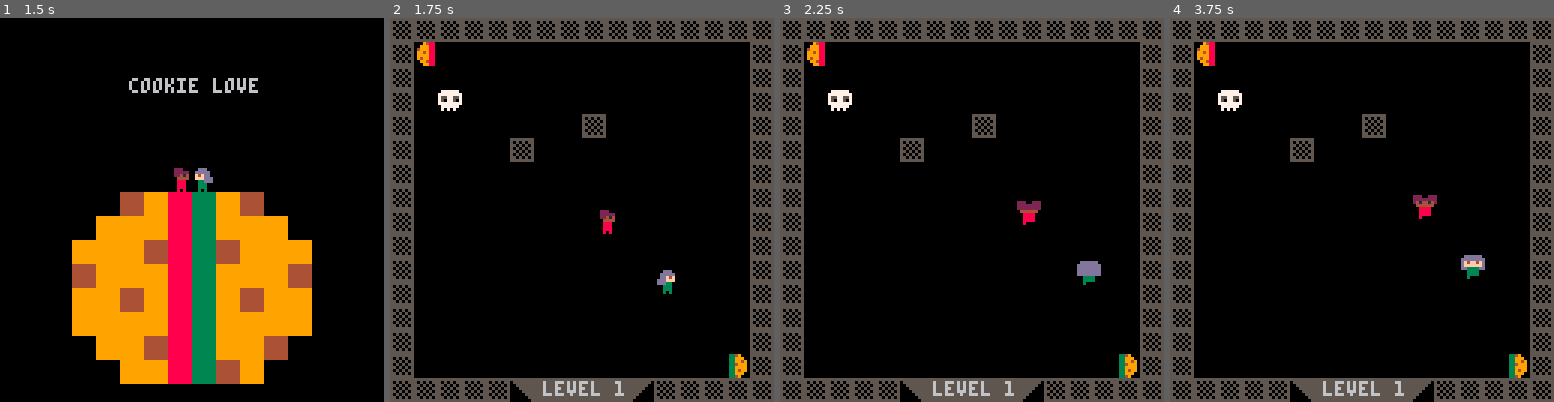
Above: before the commit, frames 1-4 (left to right).
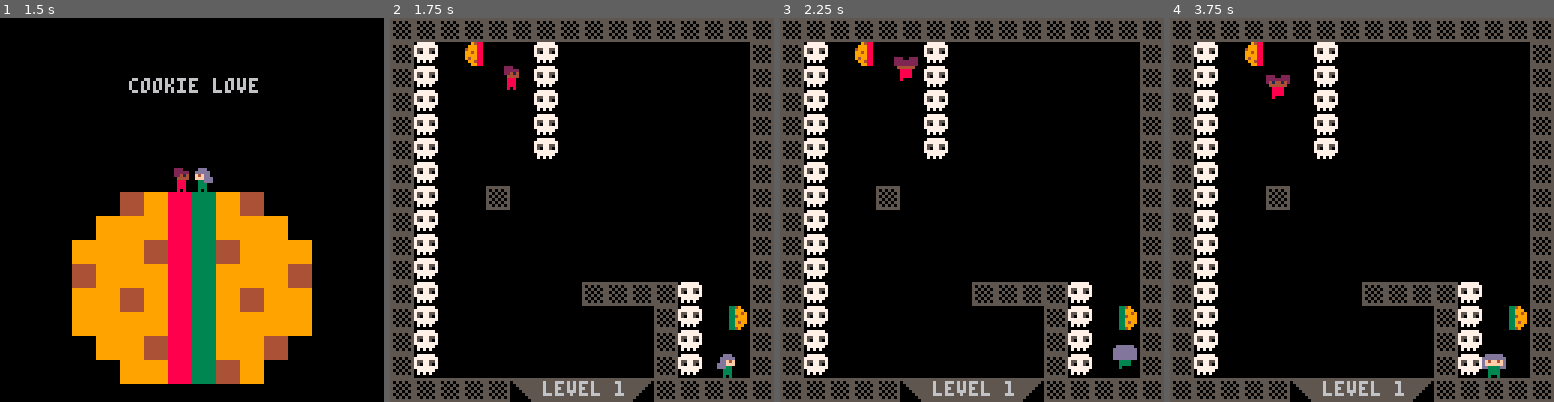
Above: after the commit, the same moments.

Repository: julietteO/pico-8-games
Game: PICO-8 cartridge cookielove.p8
The game is run twice, just before and just after one commit, with the same random seed, the same clock (stepped at 60 frames per second) and the same inputs.
Inputs:
- Up to frame 1 (1.5 s): tap O (Z key) at 0.7 s
- Up to frame 2 (1.75 s): hold Right from 1.6 s (still down); tap O (Z key) at 1.7 s
- Up to frame 3 (2.25 s): release Right at 2.1 s; tap O (Z key) at 2.1 s; hold Up from 2.15 s (still down)
- Up to frame 4 (3.75 s): release Up at 2.42 s; hold Right 2.47-3.03 s; tap O (Z key) every 0.4 s from 2.5 to 3.7 s; hold Left 3.08-3.58 s; hold Down from 3.63 s (still down)

Frame 1 is identical in both runs. In frame 2, 11% of the frame differs, in the area x 6-93%, y 6-94%; in frame 3, 11%; in frame 4, 11%.

Commit message:
First level

Diff:
--- a/cookielove.p8
+++ b/cookielove.p8
@@ -61,14 +61,14 @@
 
 levels={
 	{
-		p1x=64,
-		p1y=64,
-		p2x=84,
-		p2y=84,
-		c1x=8,
+		p1x=32,
+		p1y=16,
+		p2x=104,
+		p2y=112,
+		c1x=24,
 		c1y=8,
 		c2x=112,
-		c2y=112,
+		c2y=96,
 		mapx=0,
 		mapy=0
 	},
@@ -99,6 +99,14 @@
 
 function _init()
 	menuitem(1, "restart level", function() reset_level() sfx(sounds.lose) end)
+	p1.x=levels[1].p1x
+	p1.y=levels[1].p1y
+	p2.x=levels[1].p2x
+	p2.y=levels[1].p2y
+	c1.x=levels[1].c1x
+	c1.y=levels[1].c1y
+	c2.x=levels[1].c2x
+	c2.y=levels[1].c2y
 end
 
 function _update()
@@ -320,14 +328,14 @@
 00000000000000000000000000000000000000000000000000000000000000000000000000000000000000000000000000000000000000000000000000000000
 00000000000000000000000000000000000000000000000000000000000000000000000000000000000000000000000000000000000000000000000000000000
 00000000000000000000000000000000000000000000000000000000000000000000000000000000000000000000000000000000000000000000000000000000
-55555555077777700000000000000000000000000000000000000000000000000000000000000000000000000000000000000000000000000000000000000000
-50505055777777770000000000000000000000000000000000000000000000000000000000000000000000000000000000000000000000000000000000000000
-55050505755775570000000000000000000000000000000000000000000000000000000000000000000000000000000000000000000000000000000000000000
-50505055750775070000000000000000000000000000000000000000000000000000000000000000000000000000000000000000000000000000000000000000
-55050505777777770000000000000000000000000000000000000000000000000000000000000000000000000000000000000000000000000000000000000000
-50505055077777700000000000000000000000000000000000000000000000000000000000000000000000000000000000000000000000000000000000000000
-55050505070707000000000000000000000000000000000000000000000000000000000000000000000000000000000000000000000000000000000000000000
-55555555000000000000000000000000000000000000000000000000000000000000000000000000000000000000000000000000000000000000000000000000
+55555555077777707070777700000000000000000000000000000000000000000000000000000000000000000000000000000000000000000000000000000000
+50505055777777777777755500000000000000000000000000000000000000000000000000000000000000000000000000000000000000000000000000000000
+55050505755775577075550000000000000000000000000000000000000000000000000000000000000000000000000000000000000000000000000000000000
+50505055750775077777755500000000000000000000000000000000000000000000000000000000000000000000000000000000000000000000000000000000
+55050505777777777070777700000000000000000000000000000000000000000000000000000000000000000000000000000000000000000000000000000000
+50505055077777707777755500000000000000000000000000000000000000000000000000000000000000000000000000000000000000000000000000000000
+55050505070707007075550000000000000000000000000000000000000000000000000000000000000000000000000000000000000000000000000000000000
+55555555000000007777750000000000000000000000000000000000000000000000000000000000000000000000000000000000000000000000000000000000
 55555555555555555555555500000000000000000000000000000000000000000000000000000000000000000000000000000000000000000000000000000000
 55555555555555500555555500000000000000000000000000000000000000000000000000000000000000000000000000000000000000000000000000000000
 55555555555555000055555500000000000000000000000000000000000000000000000000000000000000000000000000000000000000000000000000000000
@@ -352,14 +360,14 @@
 00000000000000000000000000000000000000000000000000000000000000000000000000000000000000000000000000000000000000000000000000000000
 00000000000000000000000000000000000000000000000000000000000000000000000000000000000000000000000000000000000000000000000000000000
 00000000000000000000000000000000000000000000000000000000000000000000000000000000000000000000000000000000000000000000000000000000
-88888888333333339999999944444444555555550000000000000000000000000000000000000000000000000000000000000000000000000000000000000000
-88888888333333339999999944444444555555550000000000000000000000000000000000000000000000000000000000000000000000000000000000000000
-88888888333333339999999944444444555555550000000000000000000000000000000000000000000000000000000000000000000000000000000000000000
-88888888333333339999999944444444555555550000000000000000000000000000000000000000000000000000000000000000000000000000000000000000
-88888888333333339999999944444444555555550000000000000000000000000000000000000000000000000000000000000000000000000000000000000000
-88888888333333339999999944444444555555550000000000000000000000000000000000000000000000000000000000000000000000000000000000000000
-88888888333333339999999944444444555555550000000000000000000000000000000000000000000000000000000000000000000000000000000000000000
-88888888333333339999999944444444555555550000000000000000000000000000000000000000000000000000000000000000000000000000000000000000
+88888888333333339999999944444444555555557777777700000000000000000000000000000000000000000000000000000000000000000000000000000000
+88888888333333339999999944444444555555557777777700000000000000000000000000000000000000000000000000000000000000000000000000000000
+88888888333333339999999944444444555555557777777700000000000000000000000000000000000000000000000000000000000000000000000000000000
+88888888333333339999999944444444555555557777777700077000000000000000000000000000000000000000000000000000000000000000000000000000
+88888888333333339999999944444444555555557777777700077000000000000000000000000000000000000000000000000000000000000000000000000000
+88888888333333339999999944444444555555557777777700000000000000000000000000000000000000000000000000000000000000000000000000000000
+88888888333333339999999944444444555555557777777700000000000000000000000000000000000000000000000000000000000000000000000000000000
+88888888333333339999999944444444555555557777777700000000000000000000000000000000000000000000000000000000000000000000000000000000
 00000000000000000000000000000000000000000000000000000000000000000000000000000000000000000000000000000000000000000000000000000000
 00000000000000000000000000000000000000000000000000000000000000000000000000000000000000000000000000000000000000000000000000000000
 00000000000000000000000000000000000000000000000000000000000000000000000000000000000000000000000000000000000000000000000000000000
@@ -417,24 +425,24 @@
 00000000000000000000000000000000000000000000000000000000000000000000000000000000000000000000000000000000000000000000000000000000
 00000000000000000000000000000000000000000000000000000000000000000000000000000000000000000000000000000000000000000000000000000000
 __gff__
-0000000000000000000000000000000000000000000000000000000000000000000000000000000000000000000000000000000000000000000000000000000001020000000000000000000000000000010101000000000000000000000000000000000000000000000000000000000000000000000000000000000000000000
+0000000000000000000000000000000000000000000000000000000000000000000000000000000000000000000000000000000000000000000000000000000001020200000000000000000000000000010101000000000000000000000000000000000000000000000000000000000000000000000000000000000000000000
 0000000000000000000000000000000000000000000000000000000000000000000000000000000000000000000000000000000000000000000000000000000000000000000000000000000000000000000000000000000000000000000000000000000000000000000000000000000000000000000000000000000000000000
 __map__
 4040404040404040404040404040404000000000000000000000000000000000000000000000000000000000000000000000000000000000000000000000000000000000000000000000000000000000000000000000000000000000000000000000000000000000000000000000000000000000000000000000000000000000
-4000000000000000000000000000004000000000000000000000000000000000000000000000000000000000000000000000000000000000000000000000000000000000000000000000000000000000000000000000000000000000000000000000000000000000000000000000000000000000000000000000000000000000
-4000000000420000000000000000004000000000000000000000000000000000000000000000000000000000000000000000000000000000000000000000000000000000000000000000000000000000000000000000000000000000000000000000000000000000000000000000000000000000000000000000000000000000
-4042414242424242424242424242424000000000000000000000000000000000000000000000000000000000000000000000000000000000000000000000000000000000000000000000000000000000000000000000000000000000000000000000000000000000000000000000000000000000000000000000000000000000
-4042424242424242404242424242424000000000000000000000000000000000000000000000000000000000000000000000000000000000000000000000000000000000000000000000000000000000000000000000000000000000000000000000000000000000000000000000000000000000000000000000000000000000
-4042424242404242424242424242424000000000000000000000000000000000000000000000000000000000000000000000000000000000000000000000000000000000000000000000000000000000000000000000000000000000000000000000000000000000000000000000000000000000000000000000000000000000
-4042424242424242424242424242424000000000000000000000000000000000000000000000000000000000000000000000000000000000000000000000000000000000000000000000000000000000000000000000000000000000000000000000000000000000000000000000000000000000000000000000000000000000
-4042424242424242424242424242424000000000000000000000000000000000000000000000000000000000000000000000000000000000000000000000000000000000000000000000000000000000000000000000000000000000000000000000000000000000000000000000000000000000000000000000000000000000
-4054424242424242424242424242424000000000000000000000000000000000000000000000000000000000000000000000000000000000000000000000000000000000000000000000000000000000000000000000000000000000000000000000000000000000000000000000000000000000000000000000000000000000
-4022222222222222222222222222544000000000000000000000000000000000000000000000000000000000000000000000000000000000000000000000000000000000000000000000000000000000000000000000000000000000000000000000000000000000000000000000000000000000000000000000000000000000
-4022222222222222222222222222544000000000000000000000000000000000000000000000000000000000000000000000000000000000000000000000000000000000000000000000000000000000000000000000000000000000000000000000000000000000000000000000000000000000000000000000000000000000
-4022222222222222222222222222224000000000000000000000000000000000000000000000000000000000000000000000000000000000000000000000000000000000000000000000000000000000000000000000000000000000000000000000000000000000000000000000000000000000000000000000000000000000
-4022222200000000000022220000004000000000000000000000000000000000000000000000000000000000000000000000000000000000000000000000000000000000000000000000000000000000000000000000000000000000000000000000000000000000000000000000000000000000000000000000000000000000
-4000000000000000000000000000004000000000000000000000000000000000000000000000000000000000000000000000000000000000000000000000000000000000000000000000000000000000000000000000000000000000000000000000000000000000000000000000000000000000000000000000000000000000
-4000000000000000000000000000004000000000000000000000000000000000000000000000000000000000000000000000000000000000000000000000000000000000000000000000000000000000000000000000000000000000000000000000000000000000000000000000000000000000000000000000000000000000
+4041000000004100000000000000004000000000000000000000000000000000000000000000000000000000000000000000000000000000000000000000000000000000000000000000000000000000000000000000000000000000000000000000000000000000000000000000000000000000000000000000000000000000
+40410000007f4100000000000000004000000000000000000000000000000000000000000000000000000000000000000000000000000000000000000000000000000000000000000000000000000000000000000000000000000000000000000000000000000000000000000000000000000000000000000000000000000000
+4041bf7f7f7f417f7f7f7f7f7f7f7f4000000000000000000000000000000000000000000000000000000000000000000000000000000000000000000000000000000000000000000000000000000000000000000000000000000000000000000000000000000000000000000000000000000000000000000000000000000000
+40417f7f7f7f41bfbf7f7f7f7f7f7f4000000000000000000000000000000000000000000000000000000000000000000000000000000000000000000000000000000000000000000000000000000000000000000000000000000000000000000000000000000000000000000000000000000000000000000000000000000000
+40417f7f7fbf417f7f7f7f7f7f7f7f4000000000000000000000000000000000000000000000000000000000000000000000000000000000000000000000000000000000000000000000000000000000000000000000000000000000000000000000000000000000000000000000000000000000000000000000000000000000
+40417f7f7f7f7f7f7f7f7f7f7f7f7f4000000000000000000000000000000000000000000000000000000000000000000000000000000000000000000000000000000000000000000000000000000000000000000000000000000000000000000000000000000000000000000000000000000000000000000000000000000000
+40417f7f407f7f7f7f7f7f7f7f7f7f4000000000000000000000000000000000000000000000000000000000000000000000000000000000000000000000000000000000000000000000000000000000000000000000000000000000000000000000000000000000000000000000000000000000000000000000000000000000
+40417f7f7f7f7f7f7f7f7f7f7f7f7f4000000000000000000000000000000000000000000000000000000000000000000000000000000000000000000000000000000000000000000000000000000000000000000000000000000000000000000000000000000000000000000000000000000000000000000000000000000000
+4041222222222222222222222222544000000000000000000000000000000000000000000000000000000000000000000000000000000000000000000000000000000000000000000000000000000000000000000000000000000000000000000000000000000000000000000000000000000000000000000000000000000000
+4041222222222222222222222222544000000000000000000000000000000000000000000000000000000000000000000000000000000000000000000000000000000000000000000000000000000000000000000000000000000000000000000000000000000000000000000000000000000000000000000000000000000000
+4041222222222222404040404122224000000000000000000000000000000000000000000000000000000000000000000000000000000000000000000000000000000000000000000000000000000000000000000000000000000000000000000000000000000000000000000000000000000000000000000000000000000000
+4041222200000000000022404100004000000000000000000000000000000000000000000000000000000000000000000000000000000000000000000000000000000000000000000000000000000000000000000000000000000000000000000000000000000000000000000000000000000000000000000000000000000000
+4041000000000000000000404100004000000000000000000000000000000000000000000000000000000000000000000000000000000000000000000000000000000000000000000000000000000000000000000000000000000000000000000000000000000000000000000000000000000000000000000000000000000000
+4041000000000000000000404100004000000000000000000000000000000000000000000000000000000000000000000000000000000000000000000000000000000000000000000000000000000000000000000000000000000000000000000000000000000000000000000000000000000000000000000000000000000000
 4040404040525050505051404040404000000000000000000000000000000000000000000000000000000000000000000000000000000000000000000000000000000000000000000000000000000000000000000000000000000000000000000000000000000000000000000000000000000000000000000000000000000000
 00000000081e00000000bfbfbfbfbfbf00000000000000000000000000000000000000000000000000000000000000000000000000000000000000000000000000000000000000000000000000000000000000000000000000000000000000000000000000000000000000000000000000000000000000000000000000000000
 bfbf838280818283bf3ebf000000bfbf00000000000000000000000000000000000000000000000000000000000000000000000000000000000000000000000000000000000000000000000000000000000000000000000000000000000000000000000000000000000000000000000000000000000000000000000000000000
@@ -445,140 +453,140 @@
 82828282808182828282be000000bfbf00000000000000000000000000000000000000000000000000000000000000000000000000000000000000000000000000000000000000000000000000000000000000000000000000000000000000000000000000000000000000000000000000000000000000000000000000000000
 bf8282838081828283be00000000000000000000000000000000000000000000000000000000000000000000000000000000000000000000000000000000000000000000000000000000000000000000000000000000000000000000000000000000000000000000000000000000000000000000000000000000000000000000
 0000828280818382bebe00000000000000000000000000000000000000000000000000000000000000000000000000000000000000000000000000000000000000000000000000000000000000000000000000000000000000000000000000000000000000000000000000000000000000000000000000000000000000000000
-000000000000bebebebe00000000000000000000000000000000000000000000000000000000000000000000000000000000000000000000000000000000000000000000000000000000000000000000000000000000000000000000000000000000000000000000000000000000000000000000000000000000000000000000
+bfbfbfbf0000bebebebe00000000000000000000000000000000000000000000000000000000000000000000000000000000000000000000000000000000000000000000000000000000000000000000000000000000000000000000000000000000000000000000000000000000000000000000000000000000000000000000
+bfbfbfbf00bfbfbf000000000000000000000000000000000000000000000000000000000000000000000000000000000000000000000000000000000000000000000000000000000000000000000000000000000000000000000000000000000000000000000000000000000000000000000000000000000000000000000000
+bfbf000000bfbfbf00bfbfbf0000000000000000000000000000000000000000000000000000000000000000000000000000000000000000000000000000000000000000000000000000000000000000000000000000000000000000000000000000000000000000000000000000000000000000000000000000000000000000
+bf000000bfbfbfbf00bf00bf0000000000000000000000000000000000000000000000000000000000000000000000000000000000000000000000000000000000000000000000000000000000000000000000000000000000000000000000000000000000000000000000000000000000000000000000000000000000000000
+bfbfbfbfbfbfbfbf00bfbfbf0000000000000000000000000000000000000000000000000000000000000000000000000000000000000000000000000000000000000000000000000000000000000000000000000000000000000000000000000000000000000000000000000000000000000000000000000000000000000000
+00bfbfbf00000000000000000000000000000000000000000000000000000000000000000000000000000000000000000000000000000000000000000000000000000000000000000000000000000000000000000000000000000000000000000000000000000000000000000000000000000000000000000000000000000000
 0000000000000000000000000000000000000000000000000000000000000000000000000000000000000000000000000000000000000000000000000000000000000000000000000000000000000000000000000000000000000000000000000000000000000000000000000000000000000000000000000000000000000000
-0000000000000000000000000000000000000000000000000000000000000000000000000000000000000000000000000000000000000000000000000000000000000000000000000000000000000000000000000000000000000000000000000000000000000000000000000000000000000000000000000000000000000000
-0000000000000000000000000000000000000000000000000000000000000000000000000000000000000000000000000000000000000000000000000000000000000000000000000000000000000000000000000000000000000000000000000000000000000000000000000000000000000000000000000000000000000000
-0000000000000000000000000000000000000000000000000000000000000000000000000000000000000000000000000000000000000000000000000000000000000000000000000000000000000000000000000000000000000000000000000000000000000000000000000000000000000000000000000000000000000000
-0000000000000000000000000000000000000000000000000000000000000000000000000000000000000000000000000000000000000000000000000000000000000000000000000000000000000000000000000000000000000000000000000000000000000000000000000000000000000000000000000000000000000000
-0000000000000000000000000000000000000000000000000000000000000000000000000000000000000000000000000000000000000000000000000000000000000000000000000000000000000000000000000000000000000000000000000000000000000000000000000000000000000000000000000000000000000000
-…(130 lines of a section not shown)…
+…(130 lines of a section not shown)…
